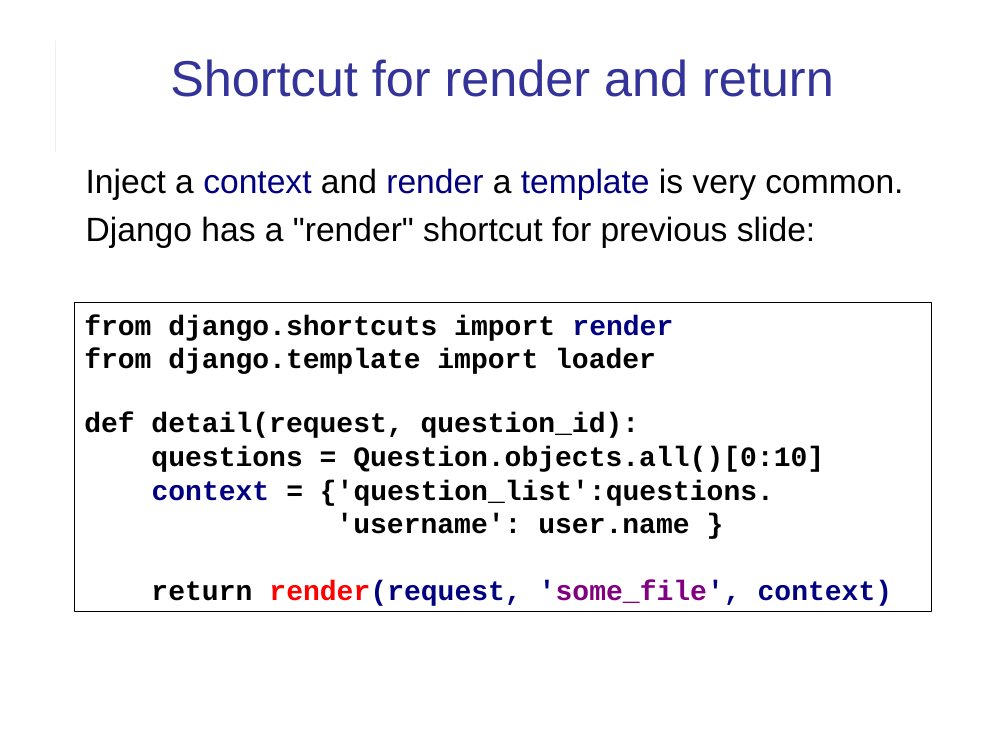
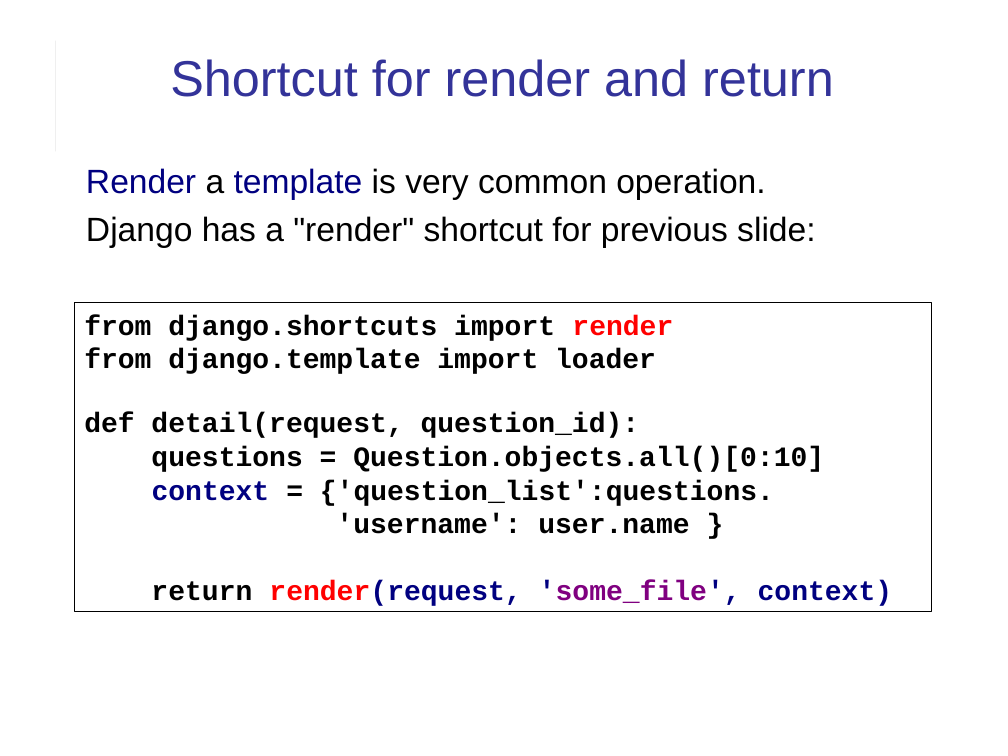
Before and after one commit to cpske/ISP, a slide deck: slide 9 of web/Django-review-1.ppt (slide 8 before the commit). Drawn at 1008x756 pixels with LibreOffice and Linux fonts; fonts in the diff are those of the drawing. Boxes give left, top, right and bottom in pixels: in the first picture for what was removed or moved away, otherwise in the second. Text is boxed around its words. In the diff, an @@ line names an element or a change of style, - is before the commit and + after.

```diff
--- a/web/Django-review-1.ppt
+++ b/web/Django-review-1.ppt
@@ text at <box>86,168,765,200</box>: text changed @@
-Inject a context and render a template is very common.
+Render a template is very common operation.
@@ text in rectangle at <box>84,315,673,341</box>: text colour #000080 to #FF0000 in "render" @@
```
Also in this commit, not shown: 3 other slides changed, 7 slides added, 3 other files.
